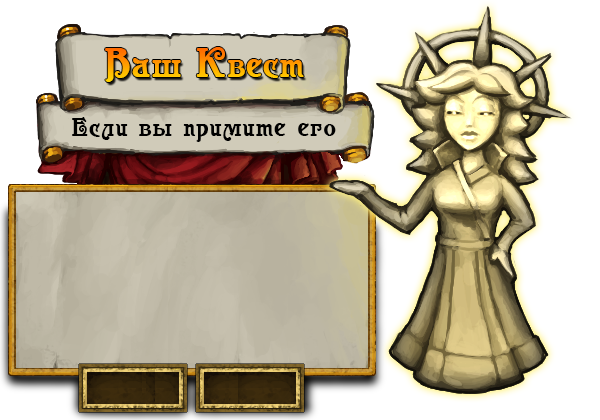
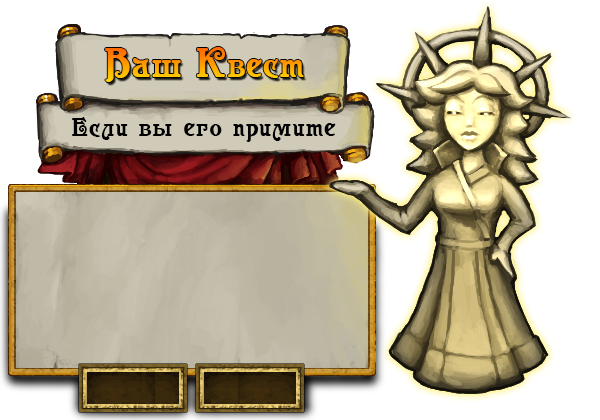
Layer changes from the first 600px x 420px image to the second:
renamed "Если вы примите его" to "Если вы его примите", painted on it over [183, 123, 336, 142]
